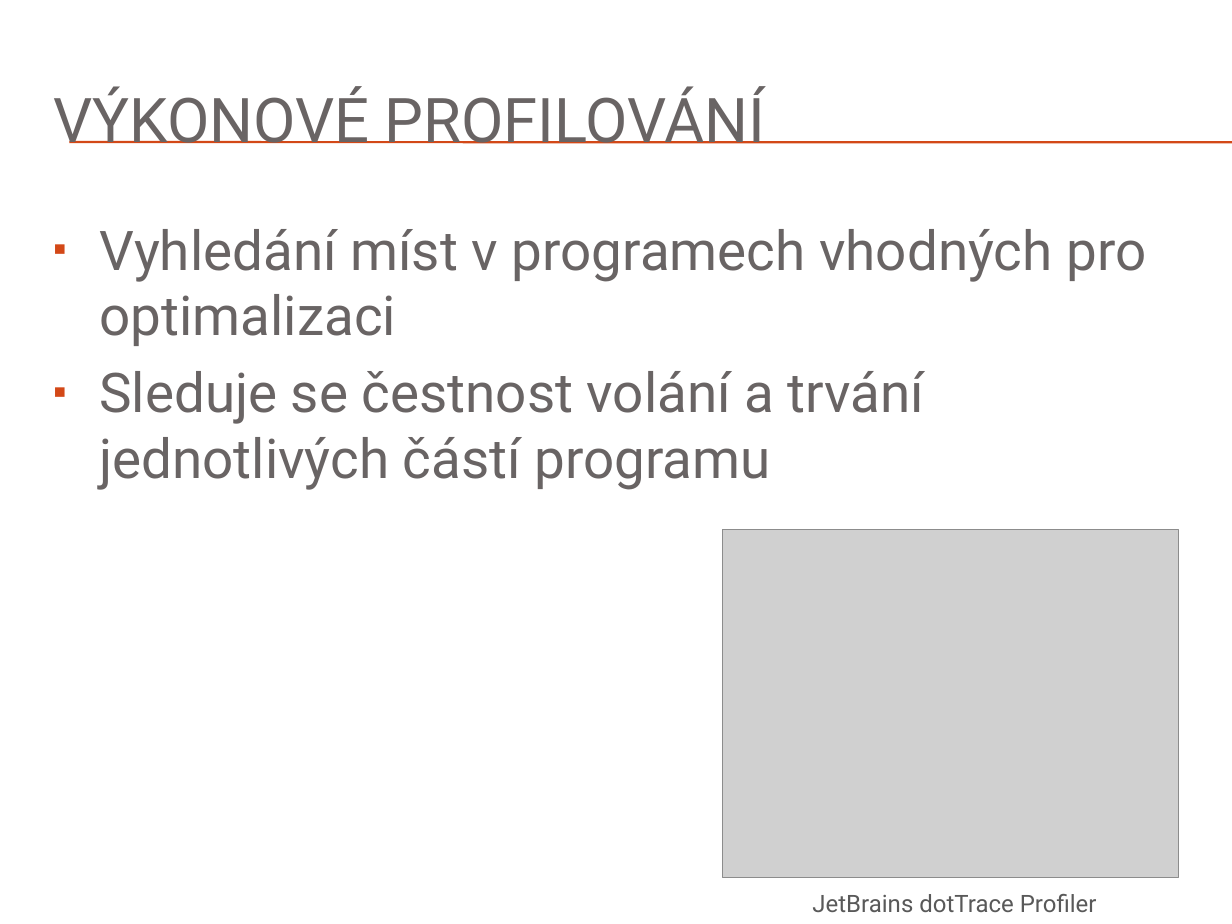
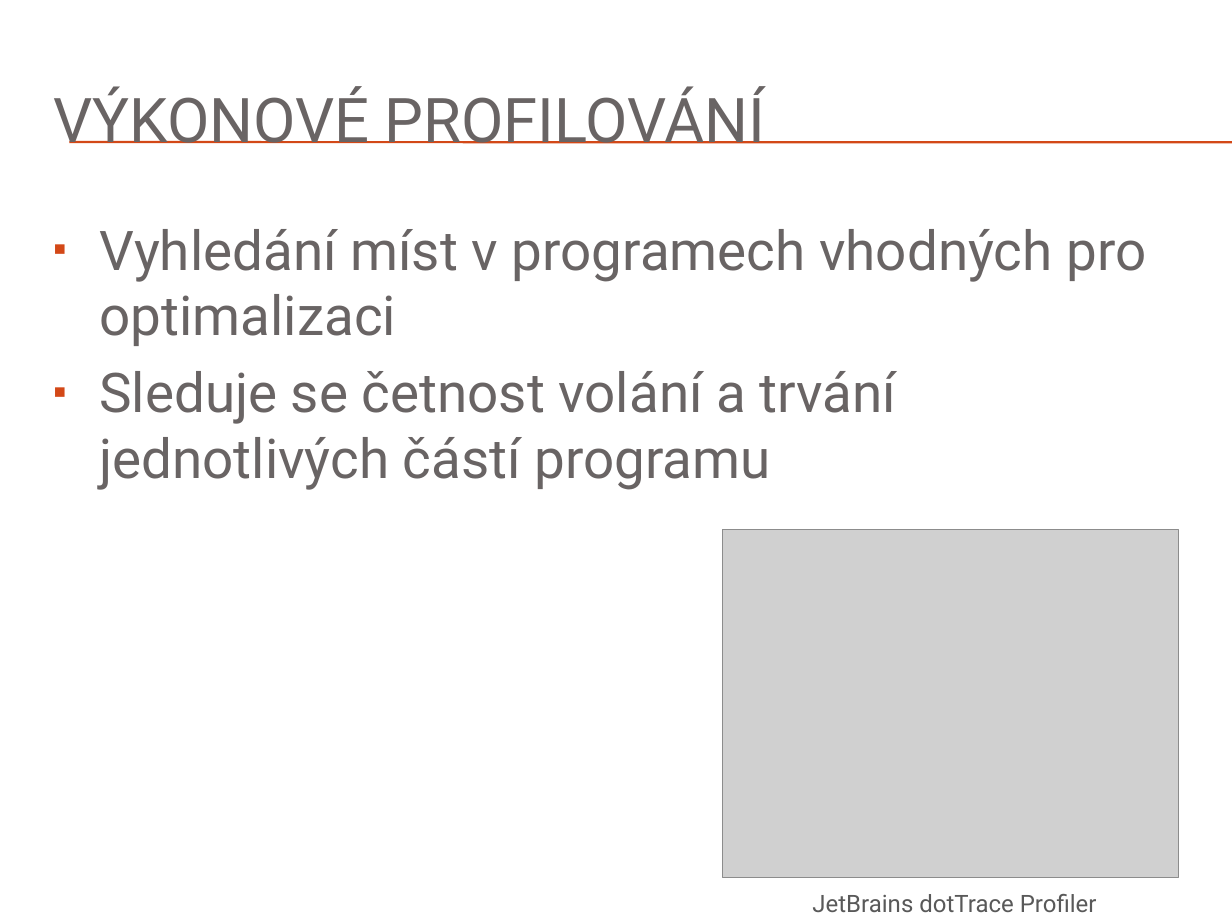
Before and after one commit to rasiths/visual-profiler, a slide deck: slide 2 of Thesis/Presentation/Výkonové profilování na platformě.pptx. Drawn at 1232x924 pixels with LibreOffice and Linux fonts; fonts in the diff are those of the drawing; grey boxes stand for pictures; background and template pictures are left out. Boxes give left, top, right and bottom in pixels: in the first picture for what was removed or moved away, otherwise in the second. Text is boxed around its words. In the diff, an @@ line names an element or a change of style, - is before the commit and + after.

```diff
--- a/Thesis/Presentation/Výkonové profilování na platformě.pptx
+++ b/Thesis/Presentation/Výkonové profilování na platformě.pptx
@@ text at bbox=[99, 371, 897, 490]: text changed @@
-▪ Sleduje se čestnost volání a trvání jednotlivých částí programu
+▪ Sleduje se četnost volání a trvání jednotlivých částí programu
```
Also in this commit, not shown: 1 other slide changed, 6 slides added, 4 other files.
